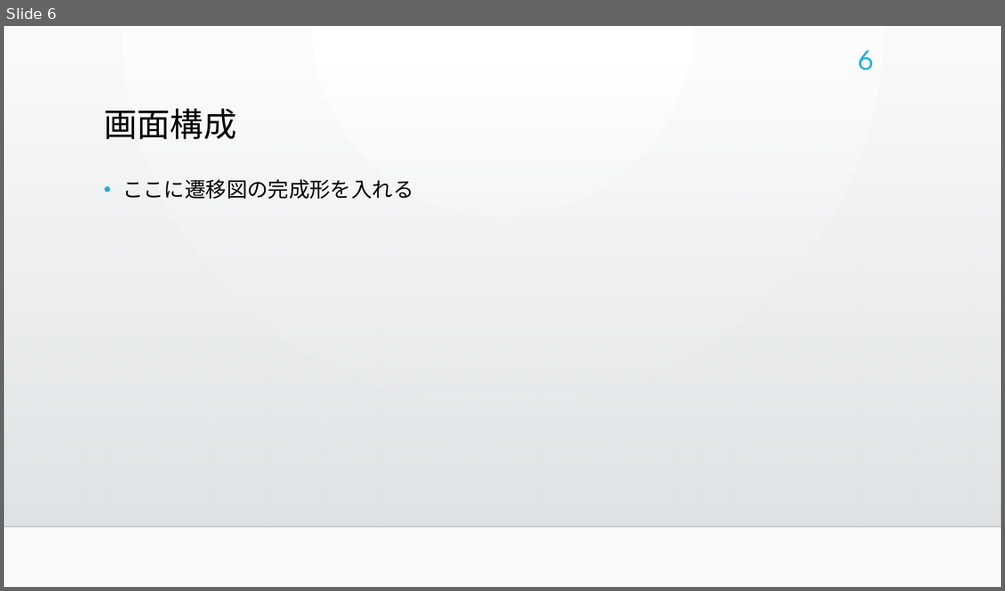
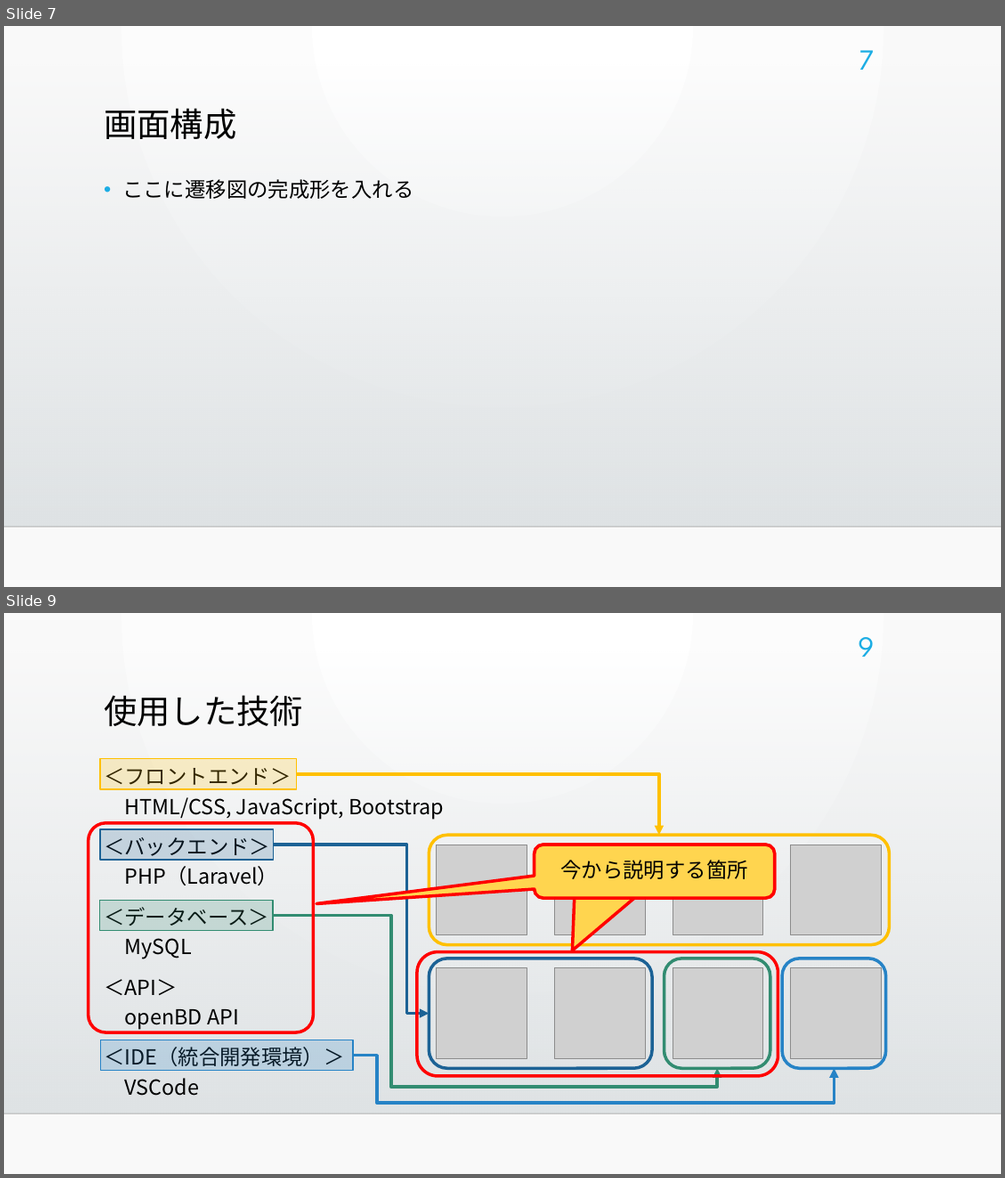
Before and after one commit to bicity2/ICT_GP, a slide deck: 00_参照ファイル/10_管理/書籍管理システム.pptx. Shown one above the other, each under a label of ours: slide 6 before the commit, slides 7 and 9 after it; the slides between them are not shown. The pictures are 1005x591 and 1005x1178 pixels, drawn with LibreOffice and Linux fonts; fonts in the diff are those of the drawing; grey boxes stand for pictures; background and template pictures are left out. Boxes give left, top, right and bottom in pixels: in the first picture for what was removed or moved away, otherwise in the second. Text is boxed around its words. In the diff, an @@ line names an element or a change of style, - is before the commit and + after.

```diff
--- a/00_参照ファイル/10_管理/書籍管理システム.pptx
+++ b/00_参照ファイル/10_管理/書籍管理システム.pptx
@@ slide 9 added at box(4, 613, 1001, 1174), background gradient #FFFFFF to #FAFAFA; not listed: 2 template elements that a slide beside it also shows @@
@@ page number added at box(858, 637, 874, 657), 28 pt, text #1CADE4 @@
+9
@@ title added at box(104, 695, 303, 726), 32 pt, text #000000 @@
+使用した技術
@@ rectangle added at box(100, 759, 297, 789), fill #FFC000 at 20% opacity, outline #FFC000 1.25 pt @@
@@ text added at box(104, 768, 444, 1095), 20 pt, text #000000 @@
+＜フロントエンド＞
+HTML/CSS, JavaScript, Bootstrap
+＜バックエンド＞
+PHP（Laravel）
+＜データベース＞
+MySQL
+＜API＞
+openBD API
+＜IDE（統合開発環境）＞
+VSCode
@@ elbow arrow added from (297, 774) to (659, 835), #FFC000 3 pt @@
@@ rounded rectangle added at box(89, 823, 314, 1032), outline #FF0000 3 pt @@
@@ rectangle added at box(100, 829, 273, 860), fill #1D6295 at 20% opacity, outline #1D6294 1.25 pt @@
@@ elbow arrow added from (273, 844) to (429, 1013), #1D6294 3 pt @@
@@ rounded rectangle added at box(429, 835, 890, 945), outline #FFC000 3 pt @@
@@ picture added at box(437, 844, 526, 935) @@
@@ rounded speech box added at box(534, 844, 774, 898), fill #FFD54F, outline #FF0000 3 pt, 20 pt, text #000000 @@
+今から説明する箇所
@@ rounded speech box added at box(534, 844, 774, 898), fill #FFD54F, outline #FF0000 3 pt, 20 pt, text #000000 @@
+今から説明する箇所
@@ picture added at box(554, 844, 645, 935) @@
@@ picture added at box(672, 844, 763, 935) @@
@@ picture added at box(791, 844, 882, 935) @@
@@ rectangle added at box(100, 900, 273, 931), fill #318B71 at 20% opacity, outline #328B71 1.25 pt @@
@@ elbow arrow added from (273, 915) to (718, 1069), #328B71 3 pt @@
@@ rounded rectangle added at box(417, 952, 778, 1076), outline #FF0000 3 pt @@
@@ rounded rectangle added at box(429, 958, 652, 1069), outline #1D6294 3 pt @@
@@ rounded rectangle added at box(664, 958, 770, 1069), outline #328B71 3 pt @@
@@ rounded rectangle added at box(783, 958, 886, 1069), outline #2683C6 3 pt @@
@@ picture added at box(437, 968, 526, 1059) @@
@@ picture added at box(554, 968, 645, 1059) @@
@@ picture added at box(672, 968, 763, 1059) @@
@@ picture added at box(791, 968, 882, 1059) @@
@@ rectangle added at box(100, 1040, 353, 1070), fill #2683C6 at 20% opacity, outline #2683C6 1.25 pt @@
@@ elbow arrow added from (353, 1055) to (834, 1069), #2683C6 3 pt @@
@@ what was slide 6 is now slide 7 @@
@@ page number at box(858, 50, 874, 70): text changed @@
-6
+7
```
Also in this commit, not shown: 1 slide changed, 5 other slides added.
